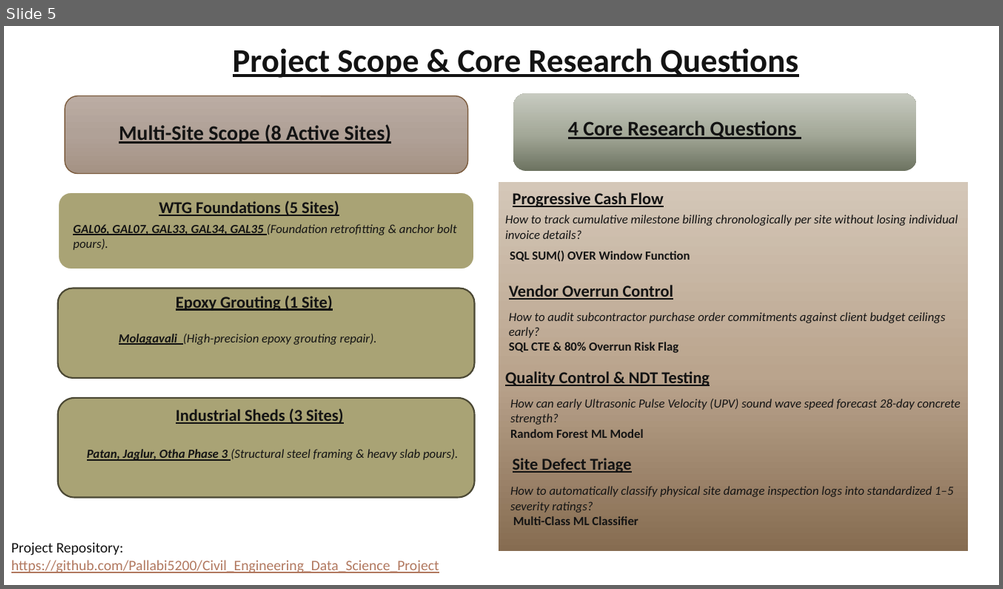
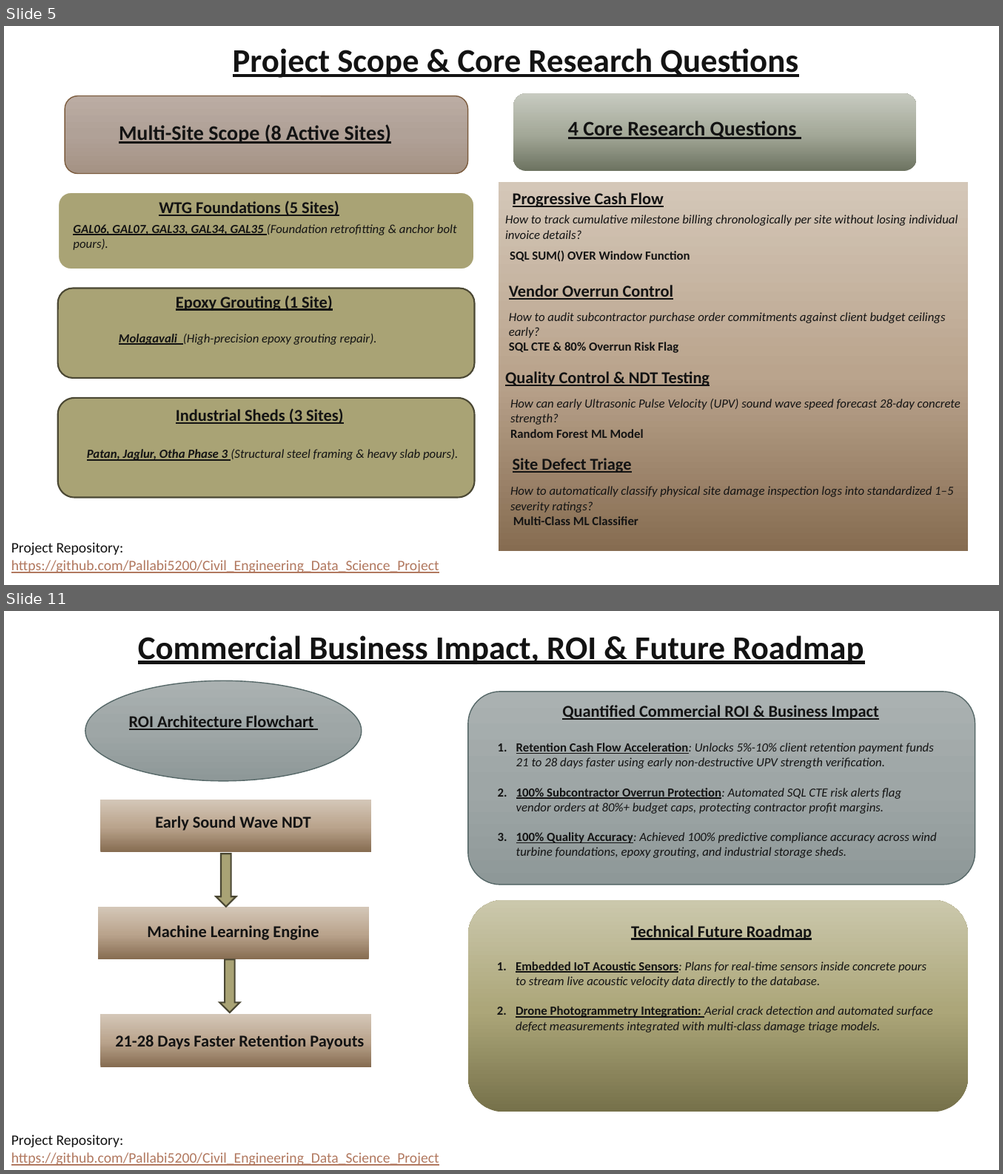
Before and after one commit to Pallabi5200/Civil_Engineering_Data_Science_Project, a slide deck: PRESENTATION/Civil_Project.pptx. Shown one above the other, each under a label of ours: slide 5 before the commit, slides 5 and 11 after it; the slides between them are not shown. The pictures are 1003x589 and 1003x1174 pixels, drawn with LibreOffice and Linux fonts; fonts in the diff are those of the drawing. Boxes give left, top, right and bottom in pixels: in the first picture for what was removed or moved away, otherwise in the second. Text is boxed around its words. In the diff, an @@ line names an element or a change of style, - is before the commit and + after.

Commit message:
Finalize all 10 slides of the Civil Engineering Construction Intelligence presentation deck

```diff
--- a/PRESENTATION/Civil_Project.pptx
+++ b/PRESENTATION/Civil_Project.pptx
@@ slide 11 added at (4, 611, 999, 1170), background #FFFFFF @@
@@ text added at (138, 635, 863, 664), 32 pt, text #131313, bold, underline @@
+Commercial Business Impact, ROI & Future Roadmap
@@ ellipse added at (85, 681, 361, 781), fill gradient #ABB2B2 to #9FA6A6 to #8F9999, outline #566868 1 pt @@
@@ rounded rectangle added at (468, 692, 975, 885), fill gradient #ABB2B2 to #9FA6A6 to #8F9999, outline #566868 1 pt @@
@@ text added at (129, 715, 314, 730), 16 pt, text #131313, bold, underline @@
+ROI Architecture Flowchart
@@ text added at (562, 705, 879, 720), 16 pt, text #131313, bold, underline @@
+Quantified Commercial ROI & Business Impact
@@ text added at (516, 743, 936, 858), 12 pt, text #131313, italic @@
+1. Retention Cash Flow Acceleration: Unlocks 5%-10% client retention payment funds 21 to 28 days faster using early non-destructive UPV strength verification.
+2. 100% Subcontractor Overrun Protection: Automated SQL CTE risk alerts flag vendor orders at 80%+ budget caps, protecting contractor profit margins.
+3. 100% Quality Accuracy: Achieved 100% predictive compliance accuracy across wind turbine foundations, epoxy grouting, and industrial storage sheds.
@@ rectangle added at (100, 800, 371, 853), fill gradient #866C51 to #BAA48D to #D4C7B8 @@
@@ text added at (155, 816, 311, 831), 16 pt, text #131313, bold @@
+Early Sound Wave NDT
@@ down arrow added at (216, 854, 236, 907), fill #A9A375, outline #4A4733 1.5 pt @@
@@ rectangle added at (98, 907, 369, 960), fill gradient #866C51 to #BAA48D to #D4C7B8 @@
@@ rounded rectangle added at (468, 900, 968, 1113), fill gradient #76714A to #ACA679 to #CBC8AC @@
@@ text added at (147, 925, 318, 940), 16 pt, text #131313, bold @@
+Machine Learning Engine
@@ text added at (631, 925, 811, 940), 16 pt, text #131313, bold, underline @@
+Technical Future Roadmap
@@ down arrow added at (219, 960, 240, 1013), fill #A9A375, outline #4A4733 1.5 pt @@
@@ text added at (515, 962, 932, 1033), 12 pt, text #131313, italic @@
+1. Embedded IoT Acoustic Sensors: Plans for real-time sensors inside concrete pours to stream live acoustic velocity data directly to the database.
+2. Drone Photogrammetry Integration: Aerial crack detection and automated surface defect measurements integrated with multi-class damage triage models.
@@ rectangle added at (100, 1014, 371, 1068), fill gradient #866C51 to #BAA48D to #D4C7B8 @@
@@ text added at (115, 1035, 364, 1050), 16 pt, text #131313, bold @@
+21-28 Days Faster Retention Payouts
@@ text added at (11, 1135, 439, 1166), 14 pt, text #B1785F, underline @@
+Project Repository:
+https://github.com/Pallabi5200/Civil_Engineering_Data_Science_Project
```
Also in this commit, not shown: 5 other slides added, 2 slides removed.
